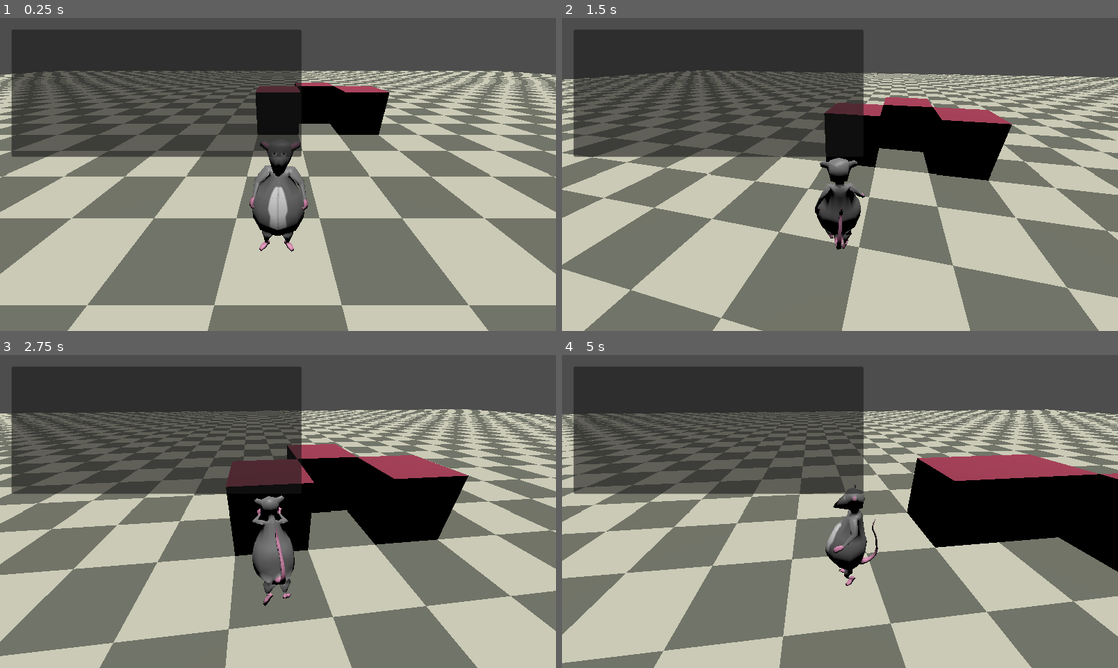
Above: before the commit, frames 1-4 (two rows, left to right).
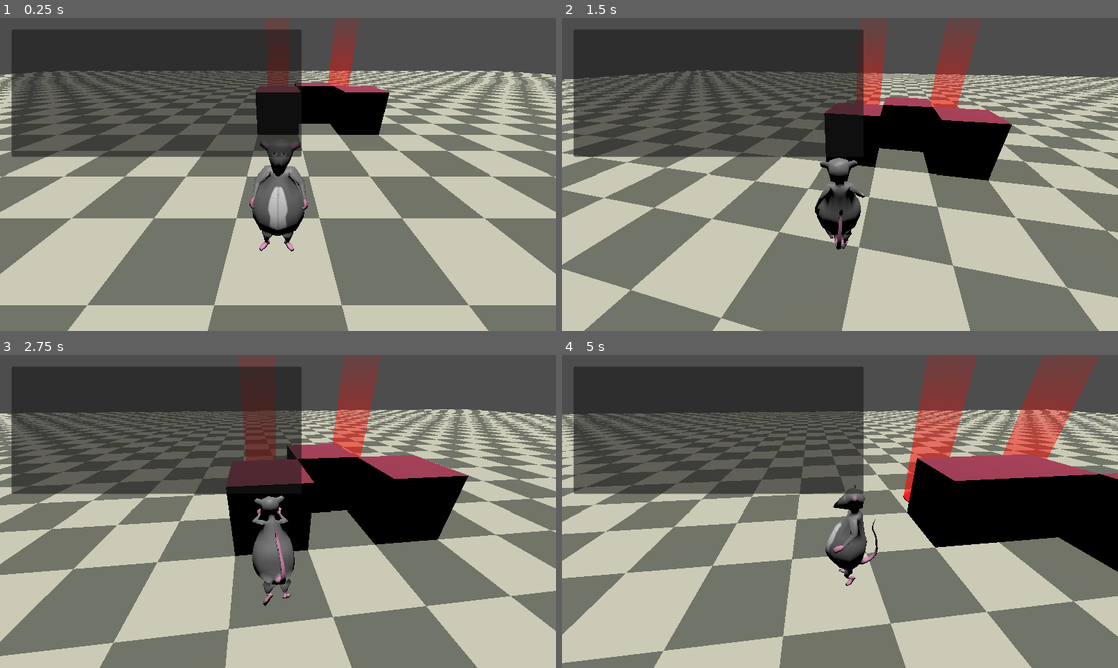
Above: after the commit, the same moments.

Repository: carsonthorne/gumpjam-2026
Game: Godot game, scene res://scenes/main.tscn
Two runs of this game, one before a commit and one after it. Both use one fixed random seed, a clock stepped at 60 frames per second and the inputs below.
Inputs (mouse positions are in pixels of both pictures, inside the frame that each line leads up to):
- Up to frame 1 (0.25 s): no input
- Up to frame 2 (1.5 s): move the mouse to (867, 174) at 0.52 s; hold E (interact) 0.53-1.28 s; hold W (move_forward) from 0.53 s (still down); click (867, 174) at 0.67 s; move the mouse to (812, 174) at 1.27 s; tap Shift (run) at 1.35 s
- Up to frame 3 (2.75 s): keep holding W (move_forward); move the mouse to (289, 505) at 2.02 s; hold Tab (toggle_mouse_capture) from 2.03 s (still down)
- Up to frame 4 (5 s): move the mouse to (812, 574) at 2.77 s; release Tab (toggle_mouse_capture) at 2.78 s; tap E (interact) at 2.85 s; click (812, 574) at 2.92 s; move the mouse to (1006, 558) at 3.52 s; release W (move_forward) at 3.53 s; hold Shift (run) 3.53-4.28 s; hold A (move_left) from 3.53 s (still down); move the mouse to (673, 464) at 4.27 s; tap Tab (toggle_mouse_capture) at 4.35 s

The runs differ from the first frame. In frame 1, 1.2% of the frame differs, in the area x 47-65%, y 2-22%; in frame 2, 2.4%; in frame 3, 2.8%; in frame 4, 5.8%, in the area x 61-97%, y 0-48%.

Commit message:
added target tiles and prototyped level completion check

Diff:
--- a/scenes/main.tscn
+++ b/scenes/main.tscn
@@ -4,6 +4,8 @@
 [ext_resource type="PackedScene" uid="uid://bnce0ja61mw6i" path="res://scenes/debug_output.tscn" id="2_0wfyh"]
 [ext_resource type="PackedScene" uid="uid://c0w7gyd12sqfn" path="res://scenes/push_block.tscn" id="3_sugp2"]
 [ext_resource type="Shader" uid="uid://bgg37r1wgn3o8" path="res://shaders/checkered_ground.gdshader" id="4_checker"]
+[ext_resource type="PackedScene" path="res://scenes/target_tile.tscn" id="5_target"]
+[ext_resource type="Script" path="res://scripts/level_goal.gd" id="6_goal"]
 
 [sub_resource type="BoxShape3D" id="BoxShape3D_hqe12"]
 size = Vector3(60, 2, 60)
@@ -38,6 +40,9 @@
 
 [node name="DebugOutput" parent="." unique_id=1404036416 instance=ExtResource("2_0wfyh")]
 
+[node name="LevelGoal" type="Node" parent="."]
+script = ExtResource("6_goal")
+
 [node name="push_block" parent="." unique_id=127028562 instance=ExtResource("3_sugp2")]
 transform = Transform3D(1, 0, 0, 0, 1, 0, 0, 0, 1, 0, 0, -4)
 
@@ -46,3 +51,9 @@
 
 [node name="push_block3" parent="." unique_id=876371745 instance=ExtResource("3_sugp2")]
 transform = Transform3D(1, 0, 0, 0, 1, 0, 0, 0, 1, 1, 0, -5)
+
+[node name="TargetTile" parent="." unique_id=1967462119 instance=ExtResource("5_target")]
+transform = Transform3D(1, 0, 0, 0, 1, 0, 0, 0, 1, 0, 0, -6)
+
+[node name="TargetTile2" parent="." unique_id=908842601 instance=ExtResource("5_target")]
+transform = Transform3D(1, 0, 0, 0, 1, 0, 0, 0, 1, 2, 0, -6)
--- a/scenes/push_block.tscn
+++ b/scenes/push_block.tscn
@@ -27,7 +27,7 @@
 
 [node name="push_block" type="Node3D" unique_id=127028562]
 
-[node name="RigidBody3D" type="AnimatableBody3D" parent="." unique_id=261748774]
+[node name="RigidBody3D" type="AnimatableBody3D" parent="." unique_id=261748774 groups=["push_block"]]
 transform = Transform3D(1, 0, 0, 0, 1, 0, 0, 0, 1, 0, 0.5, 0)
 script = ExtResource("1_pvpmv")
 
--- /dev/null
+++ b/scenes/target_tile.tscn
@@ -0,0 +1,51 @@
+[gd_scene load_steps=8 format=3]
+
+[ext_resource type="Script" path="res://scripts/target_tile.gd" id="1_target"]
+[ext_resource type="Shader" path="res://shaders/target_beam.gdshader" id="2_beam_shader"]
+
+[sub_resource type="StandardMaterial3D" id="StandardMaterial3D_marker"]
+albedo_color = Color(1, 0.05, 0.03, 1)
+roughness = 0.7
+
+[sub_resource type="ShaderMaterial" id="ShaderMaterial_beam"]
+render_priority = 0
+shader = ExtResource("2_beam_shader")
+shader_parameter/beam_color = Color(1, 0.05, 0.03, 1)
+shader_parameter/bottom_alpha = 0.42
+shader_parameter/top_alpha = 0.0
+shader_parameter/beam_height = 3.0
+
+[sub_resource type="CylinderMesh" id="CylinderMesh_marker"]
+material = SubResource("StandardMaterial3D_marker")
+top_radius = 0.34
+bottom_radius = 0.34
+height = 0.02
+radial_segments = 64
+rings = 1
+
+[sub_resource type="CylinderMesh" id="CylinderMesh_beam"]
+material = SubResource("ShaderMaterial_beam")
+top_radius = 0.34
+bottom_radius = 0.34
+height = 3.0
+radial_segments = 48
+rings = 8
+
+[sub_resource type="BoxShape3D" id="BoxShape3D_detector"]
+size = Vector3(0.9, 1.2, 0.9)
+
+[node name="TargetTile" type="Area3D" node_paths=PackedStringArray("beam") groups=["target_tile"]]
+script = ExtResource("1_target")
+beam = NodePath("Beam")
+
+[node name="Marker" type="MeshInstance3D" parent="."]
+transform = Transform3D(1, 0, 0, 0, 1, 0, 0, 0, 1, 0, 0.011, 0)
+mesh = SubResource("CylinderMesh_marker")
+
+[node name="Beam" type="MeshInstance3D" parent="."]
+transform = Transform3D(1, 0, 0, 0, 1, 0, 0, 0, 1, 0, 1.5, 0)
+mesh = SubResource("CylinderMesh_beam")
+
+[node name="CollisionShape3D" type="CollisionShape3D" parent="."]
+transform = Transform3D(1, 0, 0, 0, 1, 0, 0, 0, 1, 0, 0.6, 0)
+shape = SubResource("BoxShape3D_detector")
--- /dev/null
+++ b/scripts/level_goal.gd
@@ -0,0 +1,34 @@
+extends Node
+
+var target_tiles: Array[Node] = []
+var is_level_completed := false
+
+func _ready() -> void:
+	target_tiles = get_tree().get_nodes_in_group("target_tile")
+	for target_tile in target_tiles:
+		if target_tile.has_signal("block_entered_target"):
+			target_tile.block_entered_target.connect(_on_target_tile_changed.unbind(1))
+		if target_tile.has_signal("block_exited_target"):
+			target_tile.block_exited_target.connect(_on_target_tile_changed.unbind(1))
+
+	_check_level_completed()
+
+func _on_target_tile_changed() -> void:
+	_check_level_completed()
+
+func _check_level_completed() -> void:
+	if target_tiles.is_empty():
+		is_level_completed = false
+		return
+
+	var all_targets_filled := true
+	for target_tile in target_tiles:
+		if not is_instance_valid(target_tile) or not target_tile.has_method("has_block_on_target") or not target_tile.has_block_on_target():
+			all_targets_filled = false
+			break
+
+	if all_targets_filled and not is_level_completed:
+		is_level_completed = true
+		Log.print("level completed")
+	elif not all_targets_filled:
+		is_level_completed = false
--- /dev/null
+++ b/scripts/target_tile.gd
@@ -0,0 +1,71 @@
+extends Area3D
+
+signal block_entered_target(block: Node3D)
+signal block_exited_target(block: Node3D)
+
+@export var should_log_events := true
+@export var centered_tolerance := 0.05
+@export var beam: Node3D
+
+var overlapping_blocks := {}
+var active_blocks := {}
+
+func _ready() -> void:
+	if beam == null:
+		beam = get_node_or_null("Beam") as Node3D
+	body_entered.connect(_on_body_entered)
+	body_exited.connect(_on_body_exited)
+	_update_beam_visibility()
+
+func has_block_on_target() -> bool:
+	return not active_blocks.is_empty()
+
+func _physics_process(_delta: float) -> void:
+	for block in overlapping_blocks.keys():
+		if not is_instance_valid(block):
+			overlapping_blocks.erase(block)
+			active_blocks.erase(block)
+			continue
+
+		var is_centered := _is_block_centered_on_target(block)
+		if is_centered and not active_blocks.has(block):
+			active_blocks[block] = true
+			_update_beam_visibility()
+			if should_log_events:
+				Log.print("%s entered %s" % [block.name, name])
+			block_entered_target.emit(block)
+		elif not is_centered and active_blocks.has(block):
+			active_blocks.erase(block)
+			_update_beam_visibility()
+			if should_log_events:
+				Log.print("%s exited %s" % [block.name, name])
+			block_exited_target.emit(block)
+
+func _on_body_entered(body: Node3D) -> void:
+	if not body.is_in_group("push_block"):
+		return
+
+	overlapping_blocks[body] = true
+
+func _on_body_exited(body: Node3D) -> void:
+	if not overlapping_blocks.has(body):
+		return
+
+	overlapping_blocks.erase(body)
+	if active_blocks.has(body):
+		active_blocks.erase(body)
+		_update_beam_visibility()
+		if should_log_events:
+			Log.print("%s exited %s" % [body.name, name])
+		block_exited_target.emit(body)
+
+func _is_block_centered_on_target(block: Node3D) -> bool:
+	var offset := block.global_position - global_position
+	offset.y = 0.0
+	return offset.length() <= centered_tolerance
+
+func _update_beam_visibility() -> void:
+	if beam == null:
+		return
+
+	beam.visible = not has_block_on_target()
--- /dev/null
+++ b/shaders/target_beam.gdshader
@@ -0,0 +1,19 @@
+shader_type spatial;
+render_mode blend_mix, unshaded, cull_disabled, depth_prepass_alpha;
+
+uniform vec4 beam_color : source_color = vec4(1.0, 0.05, 0.03, 1.0);
+uniform float bottom_alpha : hint_range(0.0, 1.0) = 0.42;
+uniform float top_alpha : hint_range(0.0, 1.0) = 0.0;
+uniform float beam_height = 3.0;
+
+varying float local_height;
+
+void vertex() {
+	local_height = clamp((VERTEX.y / beam_height) + 0.5, 0.0, 1.0);
+}
+
+void fragment() {
+	ALBEDO = beam_color.rgb;
+	ALPHA = mix(bottom_alpha, top_alpha, local_height);
+	ROUGHNESS = 0.4;
+}
Not shown, added: scripts/level_goal.gd.uid
Not shown, added: scripts/target_tile.gd.uid
Not shown, added: shaders/target_beam.gdshader.uid
